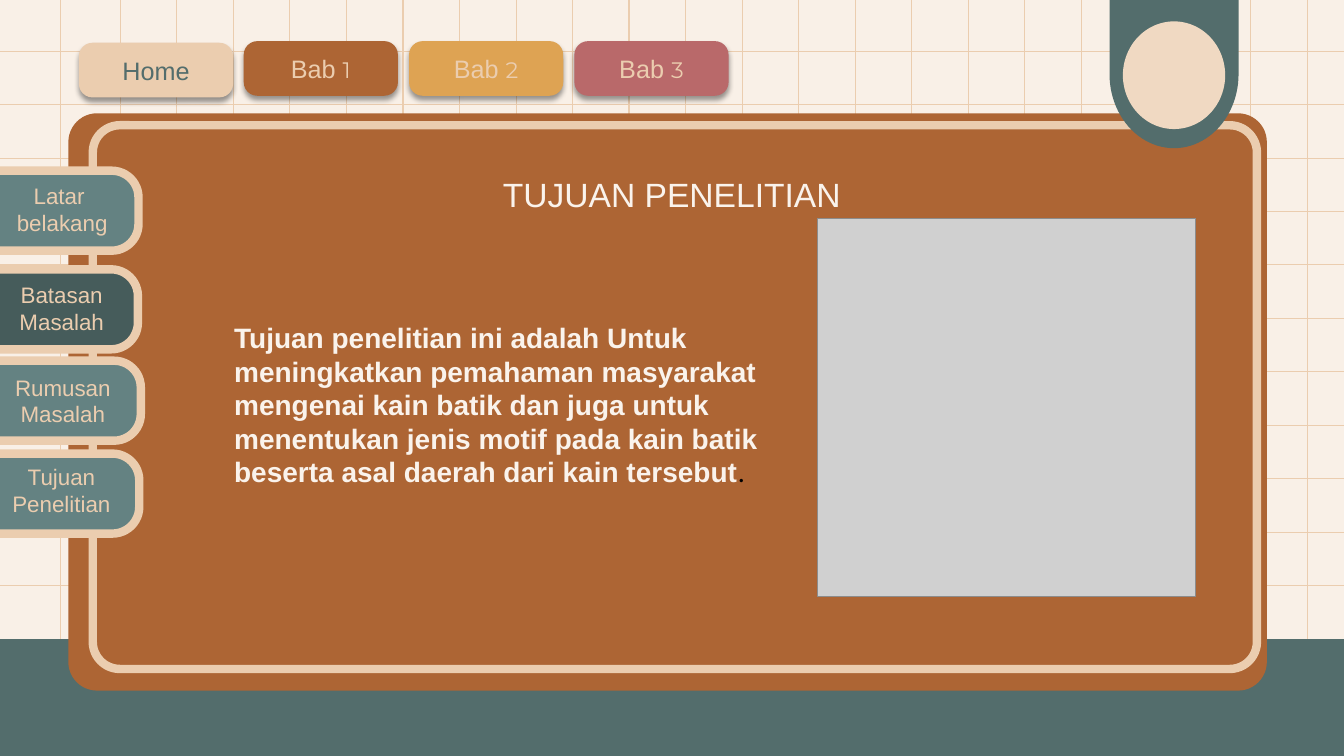
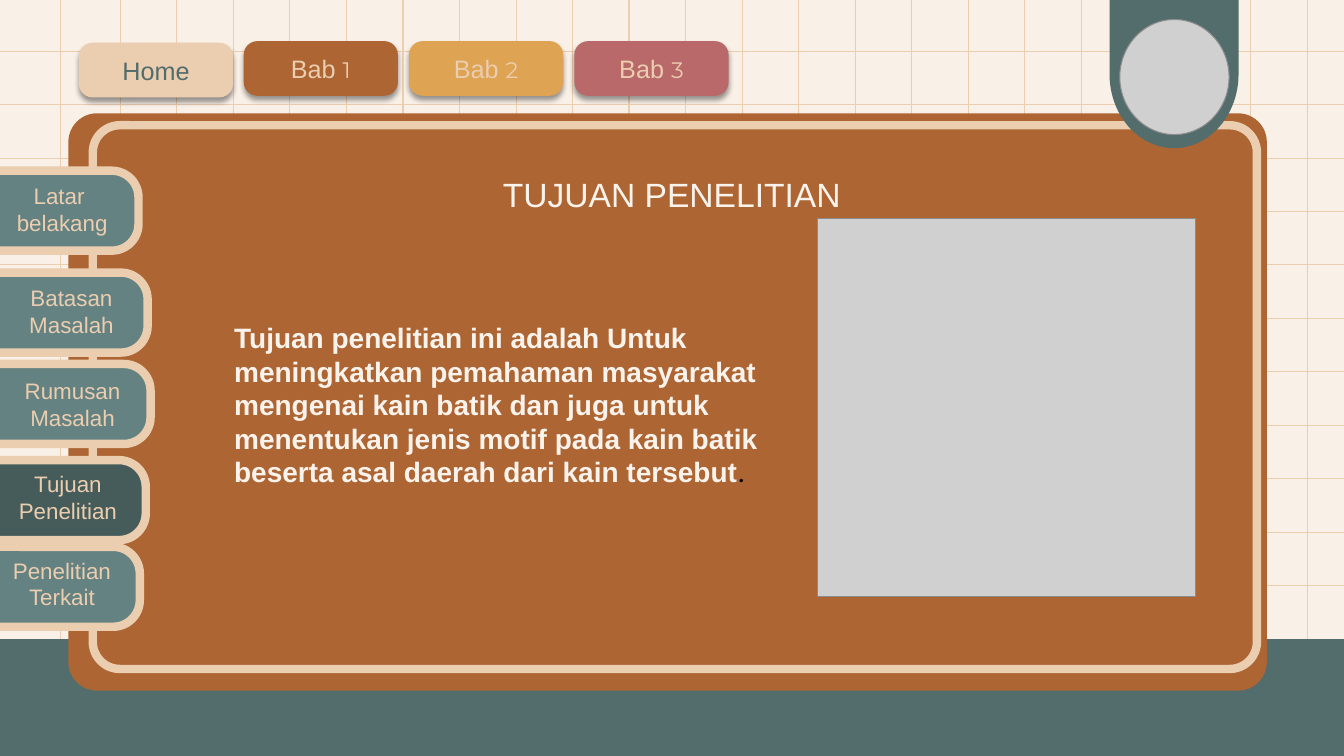
Before and after one commit to AslamMardin/ppt, a slide deck: slide 5 of PROPOSAL/NARMIATI/NARMIATI - SEMPRO.pptx. Drawn at 1344x756 pixels with LibreOffice and Linux fonts; fonts in the diff are those of the drawing; grey boxes stand for pictures. Boxes give left, top, right and bottom in pixels: in the first picture for what was removed or moved away, otherwise in the second. Text is boxed around its words. In the diff, an @@ line names an element or a change of style, - is before the commit and + after.

Commit message:
revisi narmiati penelitan terkait

```diff
--- a/PROPOSAL/NARMIATI/NARMIATI - SEMPRO.pptx
+++ b/PROPOSAL/NARMIATI/NARMIATI - SEMPRO.pptx
@@ picture added at bbox=[1120, 19, 1229, 134] @@
@@ 2 texts, 2 rounded rectangles: place and size @@
-2 texts, 2 rounded rectangles at bbox=[0, 269, 141, 441]
+2 texts, 2 rounded rectangles at bbox=[0, 272, 151, 444]
@@ rounded rectangle at bbox=[0, 272, 148, 352]: fill #465C5B to #648282 @@
@@ text "Tujuan Penelitian": place and size @@
-text "Tujuan Penelitian" at bbox=[12, 469, 110, 512]
+text "Tujuan Penelitian" at bbox=[19, 476, 117, 519]
@@ rounded rectangle: place and size @@
-rounded rectangle at bbox=[0, 454, 140, 533]
+rounded rectangle at bbox=[0, 460, 146, 539]
@@ rounded rectangle at bbox=[0, 460, 146, 539]: fill #648282 to #465C5B @@
@@ rounded rectangle added at bbox=[0, 546, 140, 626], fill #648282, outline #EBCDAF 6 pt @@
@@ text added at bbox=[13, 563, 111, 605], 16 pt, text #EBCDAF @@
+Penelitian Terkait
```
Also in this commit, not shown: 11 other slides changed, 1 slide added.
